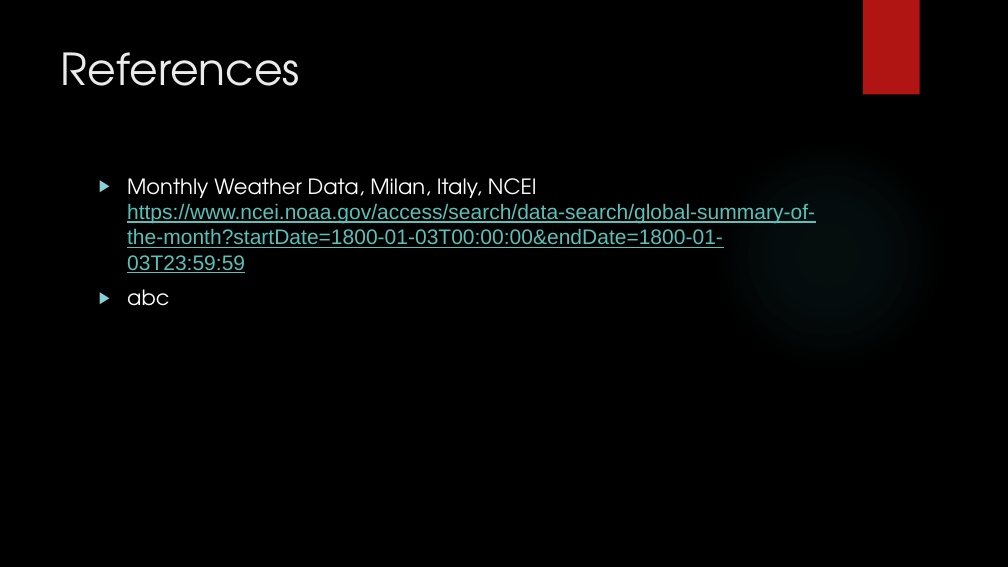
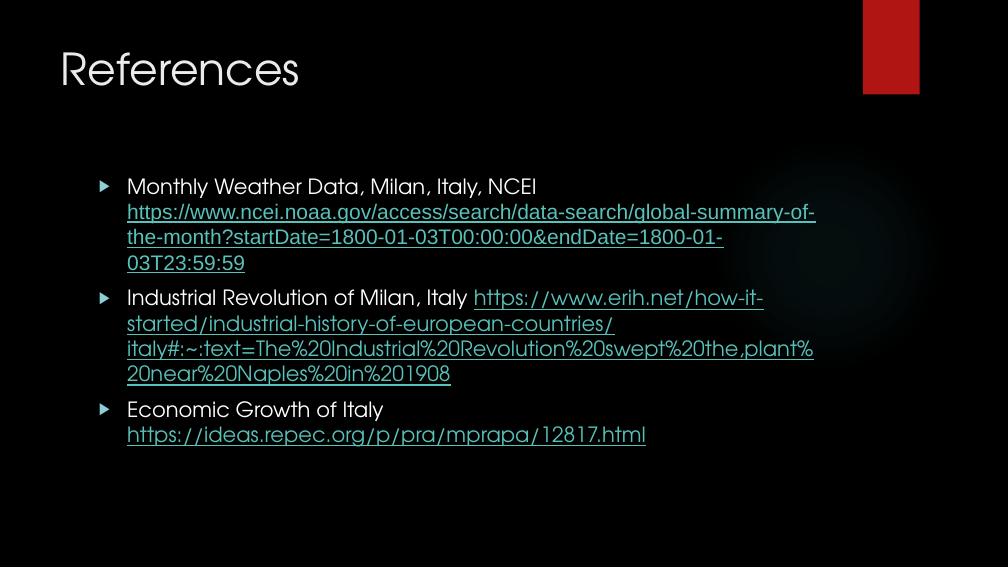
Before and after one commit to corbinmgraham/Climate-Analysis, a slide deck: slide 15 of DS202-FinalPresentation.pptx. Drawn at 1008x567 pixels with LibreOffice and Linux fonts; fonts in the diff are those of the drawing; background and template pictures are left out. Boxes give left, top, right and bottom in pixels: in the first picture for what was removed or moved away, otherwise in the second. Text is boxed around its words. In the diff, an @@ line names an element or a change of style, - is before the commit and + after.

Commit message:
Updated final presentation

```diff
--- a/DS202-FinalPresentation.pptx
+++ b/DS202-FinalPresentation.pptx
@@ text at (127,289,813,447): text changed; text colour #FFFFFF to #58C1BA @@
-▶ abc
+▶ Industrial Revolution of Milan, Italy https://www.erih.net/how-it-started/industrial-history-of-european-countries/italy#:~:text=The%20Industrial%20Revolution%20swept%20the,plant%20near%20Naples%20in%201908
+▶ Economic Growth of Italy https://ideas.repec.org/p/pra/mprapa/12817.html
```
Also in this commit, not shown: 9 other slides changed, 1 other file.
